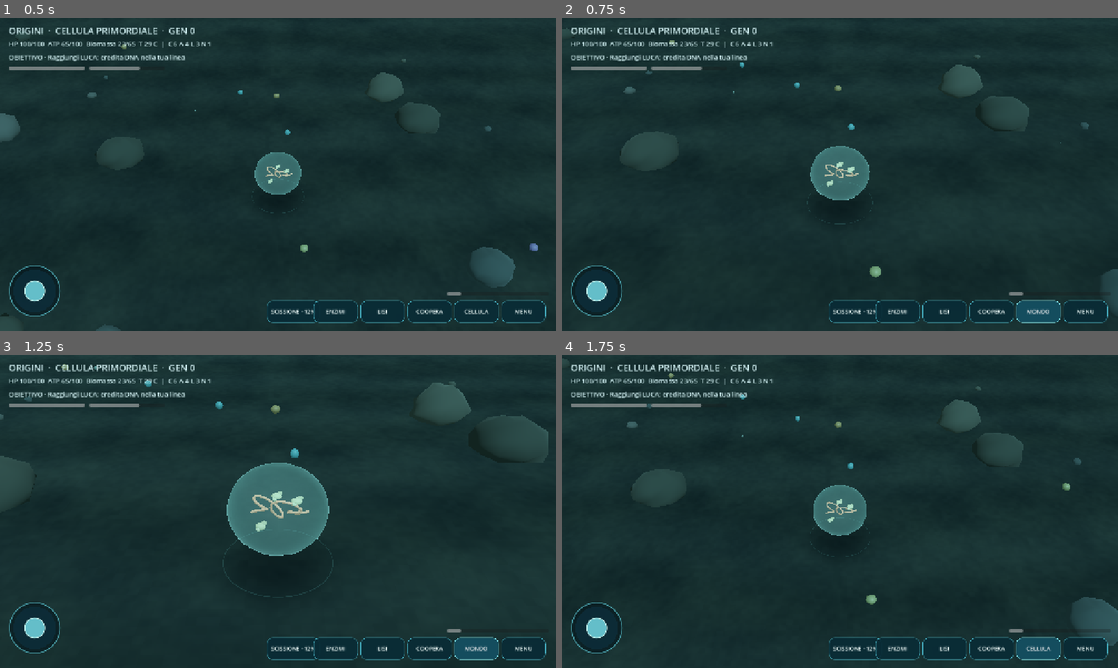
Above: before the commit, frames 1-4 (two rows, left to right).
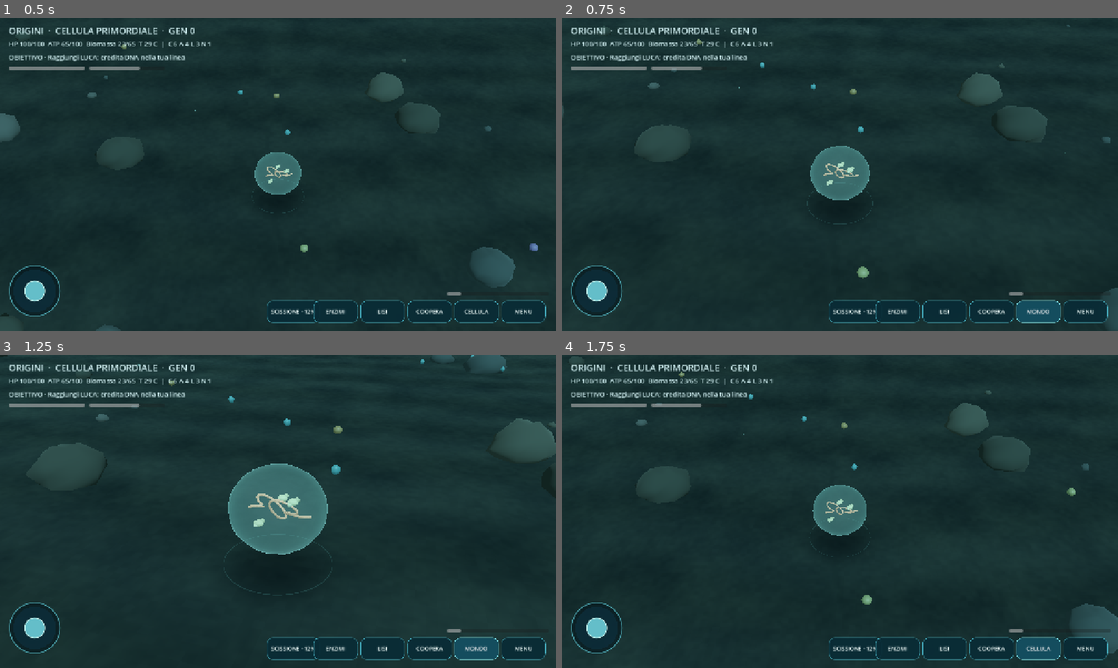
Above: after the commit, the same moments.

Repository: scorbetta17-gif/Origini
Game: Godot game, scene res://scenes/Main.tscn
Same seed, same stepped clock (60 frames per second), same inputs: the game is played once before the commit and once after it.
Inputs:
- Up to frame 1 (0.5 s): no input
- Up to frame 2 (0.75 s): click "CELLULA" at 0.5 s
- Up to frame 3 (1.25 s): no input
- Up to frame 4 (1.75 s): click "MONDO" at 1.25 s

Frame 1 is identical in both runs. In frame 2, 1.9% of the frame differs, in the area x 0-100%, y 2-100%; in frame 3, 3.4%, in the area x 0-100%, y 0-78%; in frame 4, 1.1%.

Commit message:
Use oblique three-quarter microscopy angle in focus view to emphasize phenotype depth

Diff:
--- a/src/main.gd
+++ b/src/main.gd
@@ -444,7 +444,8 @@
 
 func _toggle_focus() -> void:
     camera_focus = not camera_focus
-    camera_offset = Vector3(0,2.4,3.3) if camera_focus else Vector3(0,7.5,8.7)
+    # Tre quarti: il volume 3D diventa leggibile anche nelle mutazioni laterali.
+    camera_offset = Vector3(1.3,2.1,3.4) if camera_focus else Vector3(0,7.5,8.7)
     camera.fov = 38.0 if camera_focus else 34.0
     buttons["focus"].text = "MONDO" if camera_focus else "CELLULA"
 
